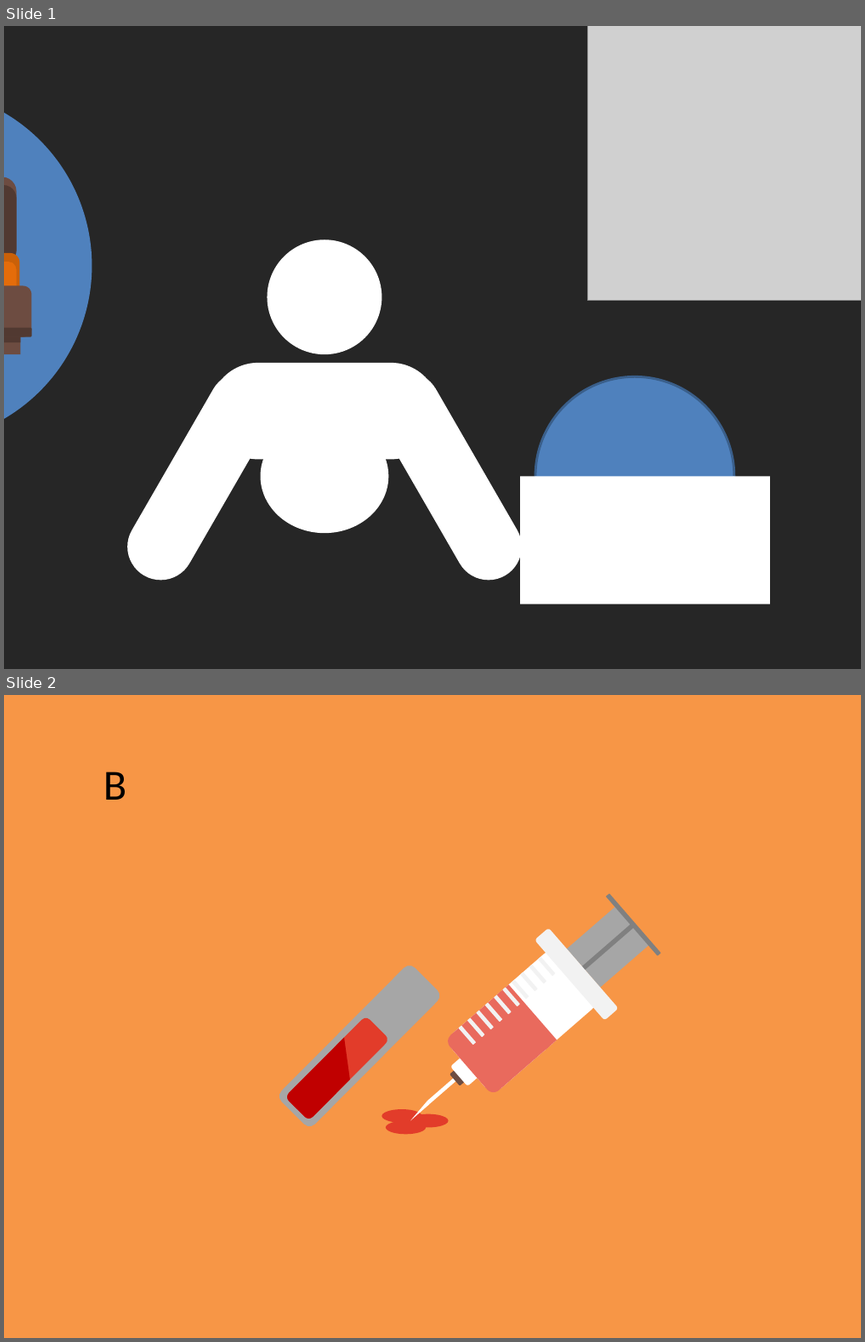
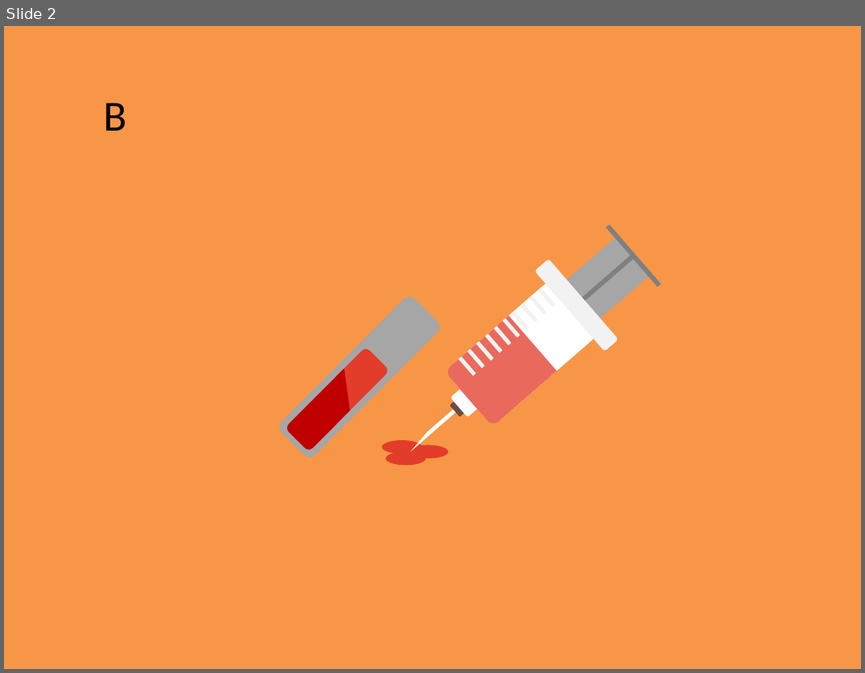
Before and after one commit to gustavogitzel/Discussex, a slide deck: Rascunhos/Imagens IST.pptx. Shown one above the other, each under a label of ours: slides 1 and 2 before the commit, slide 2 after it. The pictures are 865x1342 and 865x673 pixels, drawn with LibreOffice and Linux fonts; fonts in the diff are those of the drawing; grey boxes stand for pictures. Boxes give left, top, right and bottom in pixels: in the first picture for what was removed or moved away, otherwise in the second. Text is boxed around its words. In the diff, an @@ line names an element or a change of style, - is before the commit and + after.

```diff
--- a/Rascunhos/Imagens IST.pptx
+++ b/Rascunhos/Imagens IST.pptx
@@ slide 1 removed at <box>4,26,861,669</box>, background #262626 @@
@@ picture removed at <box>587,26,861,301</box> @@
@@ ellipse removed at <box>267,239,382,354</box> @@
@@ group removed at <box>4,89,92,442</box>: 6 rounded rectangles, 3 rectangles, 1 ellipse @@
@@ rounded rectangle removed at <box>115,360,288,592</box> @@
@@ rounded rectangle removed at <box>210,363,439,460</box> @@
@@ rounded rectangle removed at <box>362,360,534,592</box> @@
@@ ellipse removed at <box>535,376,734,575</box> @@
@@ ellipse removed at <box>260,420,389,533</box> @@
@@ rectangle removed at <box>520,476,769,603</box> @@
@@ line removed from (535, 476) to (734, 476) @@
```
Also in this commit, not shown: 2 slides changed, 1 slide added, 2 other files.
